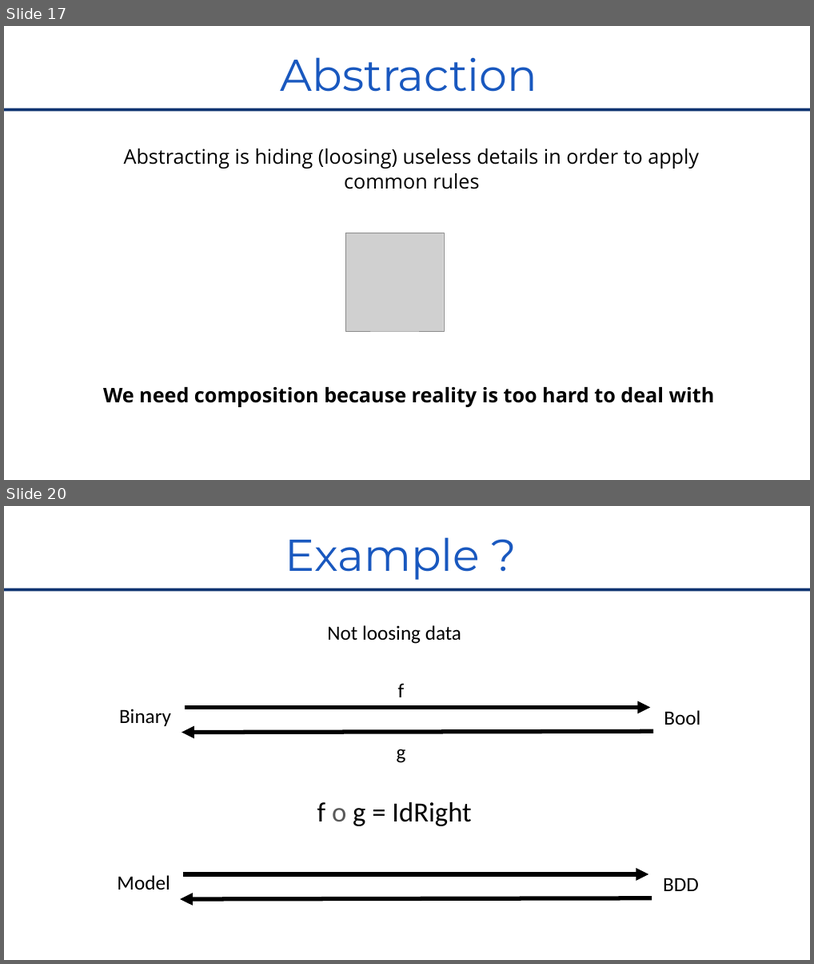
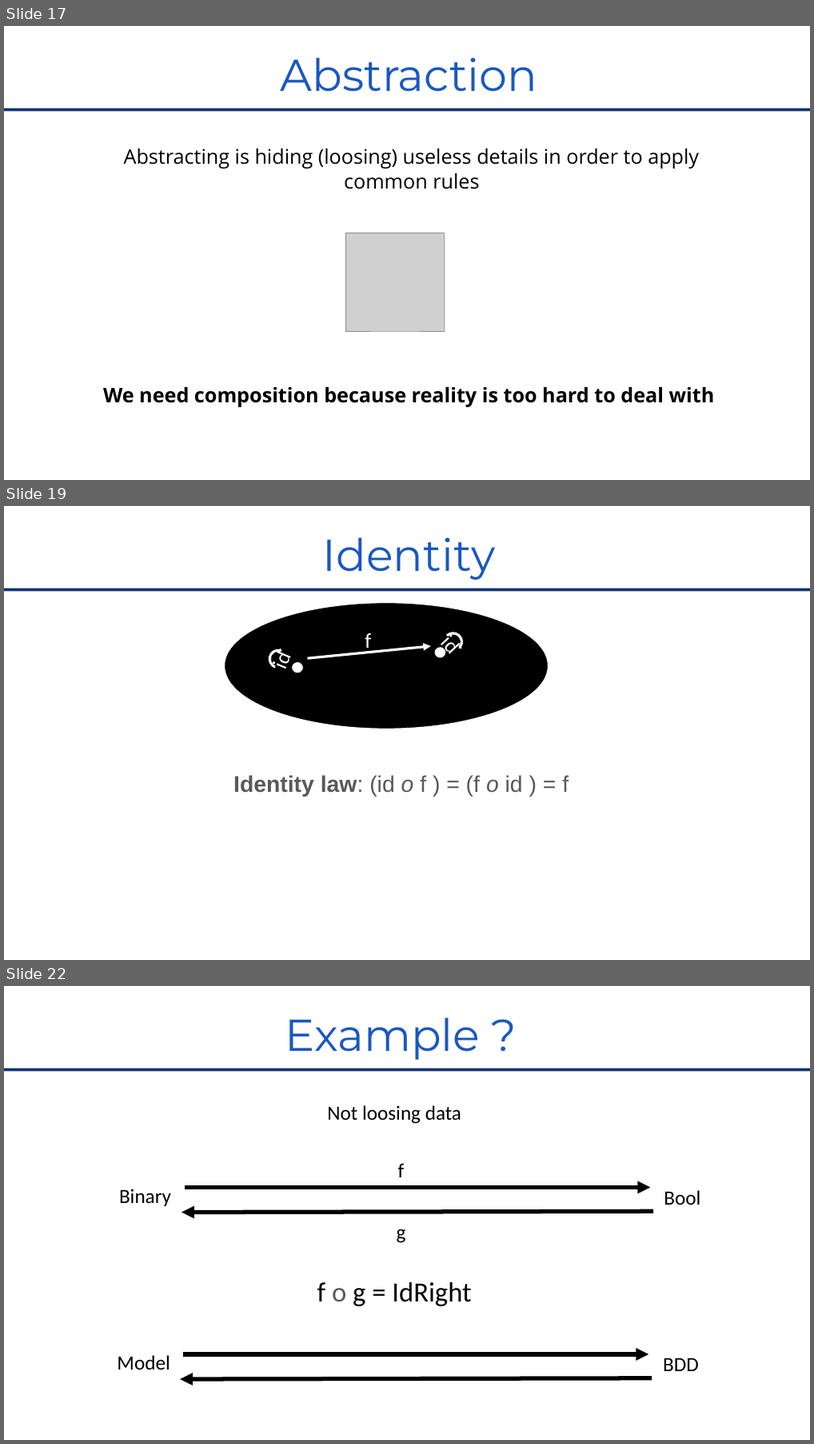
Before and after one commit to RomainTrm/CategoryTheoryYouAlreadyKnowIt, a slide deck: CategoryTheoryUniveristy_Devoxx_FR_2022.pptx. Shown one above the other, each under a label of ours: slides 17 and 20 before the commit, slides 17, 19 and 22 after it; the slides between them are not shown. The pictures are 814x964 and 814x1444 pixels, drawn with LibreOffice and Linux fonts; fonts in the diff are those of the drawing; grey boxes stand for pictures; background and template pictures are left out. Boxes give left, top, right and bottom in pixels: in the first picture for what was removed or moved away, otherwise in the second. Text is boxed around its words. In the diff, an @@ line names an element or a change of style, - is before the commit and + after.

```diff
--- a/CategoryTheoryUniveristy_Devoxx_FR_2022.pptx
+++ b/CategoryTheoryUniveristy_Devoxx_FR_2022.pptx
@@ slide 19 added at box(4, 506, 810, 960), background #FFFFFF; not listed: 1 template element that a slide beside it also shows @@
@@ title added at box(323, 537, 496, 580), 106 pt, text #1958BF @@
+Identity
@@ ellipse added at box(225, 604, 548, 728), fill #000000, outline #000000 0.74 pt @@
@@ freeform shape added at box(436, 625, 470, 659), fill #FFFFFF, outline #000000 0.74 pt, 50 pt, text #FFFFFF @@
+id
@@ freeform shape added at box(263, 644, 294, 675), fill #FFFFFF, outline #000000 0.74 pt, 50 pt, text #FFFFFF @@
+id
@@ arrow added from (307, 658) to (431, 646), #FFFFFF 6 pt @@
@@ text added at box(365, 633, 371, 652), 50 pt, text #FFFFFF @@
+f
@@ ellipse added at box(434, 647, 446, 658), fill #FFFFFF, outline #000000 0.74 pt @@
@@ ellipse added at box(292, 662, 303, 673), fill #FFFFFF, outline #000000 0.74 pt @@
@@ text added at box(234, 775, 569, 796), 54 pt, text #595959 @@
+Identity law: (id o f ) = (f o id ) = f
@@ page number added at box(402, 936, 413, 952), 22 pt, text #FFFFFF @@
+19
@@ what was slide 20 is now slide 22 @@
```
Also in this commit, not shown: 11 slides changed, 4 other slides added.
